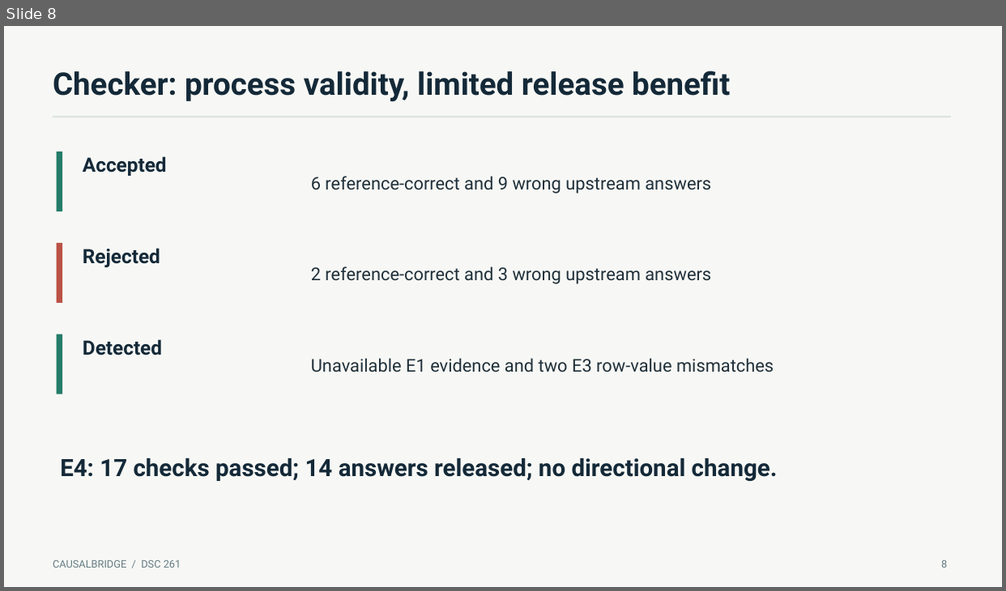
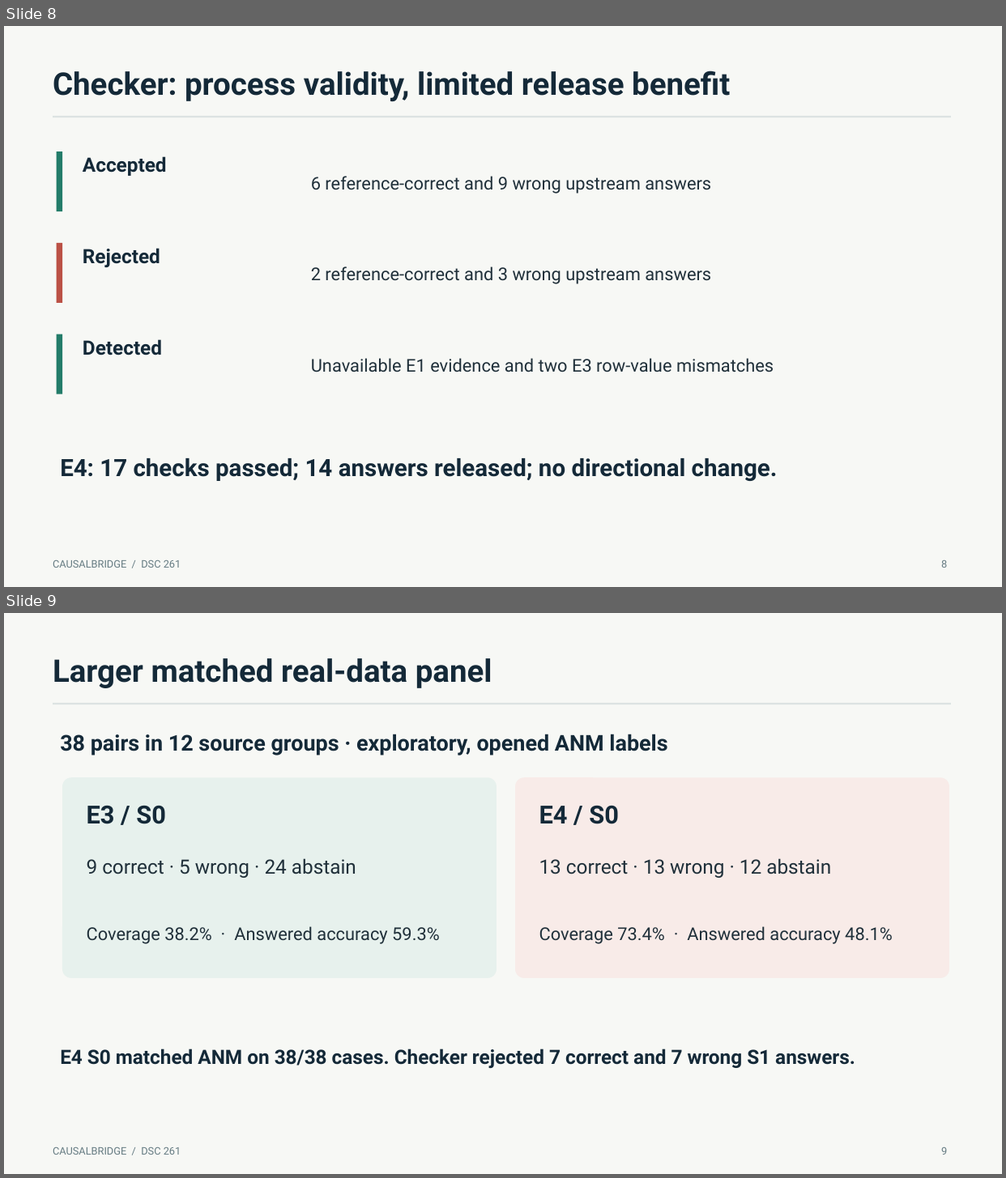
Before and after one commit to mvaishak/CausalBridge, a slide deck: presentation/CausalBridge-final.pptx. Shown one above the other, each under a label of ours: slide 8 before the commit, slides 8 and 9 after it. The pictures are 1006x591 and 1006x1178 pixels, drawn with LibreOffice and Linux fonts; fonts in the diff are those of the drawing. Boxes give left, top, right and bottom in pixels: in the first picture for what was removed or moved away, otherwise in the second. Text is boxed around its words. In the diff, an @@ line names an element or a change of style, - is before the commit and + after.

```diff
--- a/presentation/CausalBridge-final.pptx
+++ b/presentation/CausalBridge-final.pptx
@@ slide 9 added at (4, 613, 1002, 1174), background #F7F8F5 @@
@@ text added at (53, 658, 492, 688), 30 pt, text #142938, bold @@
+Larger matched real-data panel
@@ rectangle added at (53, 703, 951, 705), fill #DCE3E2 @@
@@ text added at (60, 734, 667, 756), 21 pt, text #142938, bold @@
+38 pairs in 12 source groups · exploratory, opened ANM labels
@@ rounded rectangle added at (62, 777, 496, 978), fill #E7F1ED @@
@@ rounded rectangle added at (515, 777, 949, 978), fill #F8EBE8 @@
@@ text added at (87, 805, 166, 824), 24 pt, text #142938, bold @@
+E3 / S0
@@ text added at (539, 806, 619, 824), 24 pt, text #142938, bold @@
+E4 / S0
@@ text added at (87, 858, 356, 878), 19 pt, text #20303A @@
+9 correct · 5 wrong · 24 abstain
@@ text added at (539, 858, 831, 878), 19 pt, text #20303A @@
+13 correct · 13 wrong · 12 abstain
@@ text added at (87, 926, 440, 944), 17 pt, text #20303A @@
+Coverage 38.2% · Answered accuracy 59.3%
@@ text added at (539, 926, 893, 944), 17 pt, text #20303A @@
+Coverage 73.4% · Answered accuracy 48.1%
@@ text added at (60, 1049, 855, 1069), 19 pt, text #142938, bold @@
+E4 S0 matched ANM on 38/38 cases. Checker rejected 7 correct and 7 wrong S1 answers.
@@ text added at (53, 1148, 181, 1155), 10 pt, text #667C83 @@
+CAUSALBRIDGE / DSC 261
@@ text added at (941, 1148, 947, 1155), 10 pt, text #667C83 @@
+9
```
Also in this commit, not shown: 1 slide changed, 23 other files.
